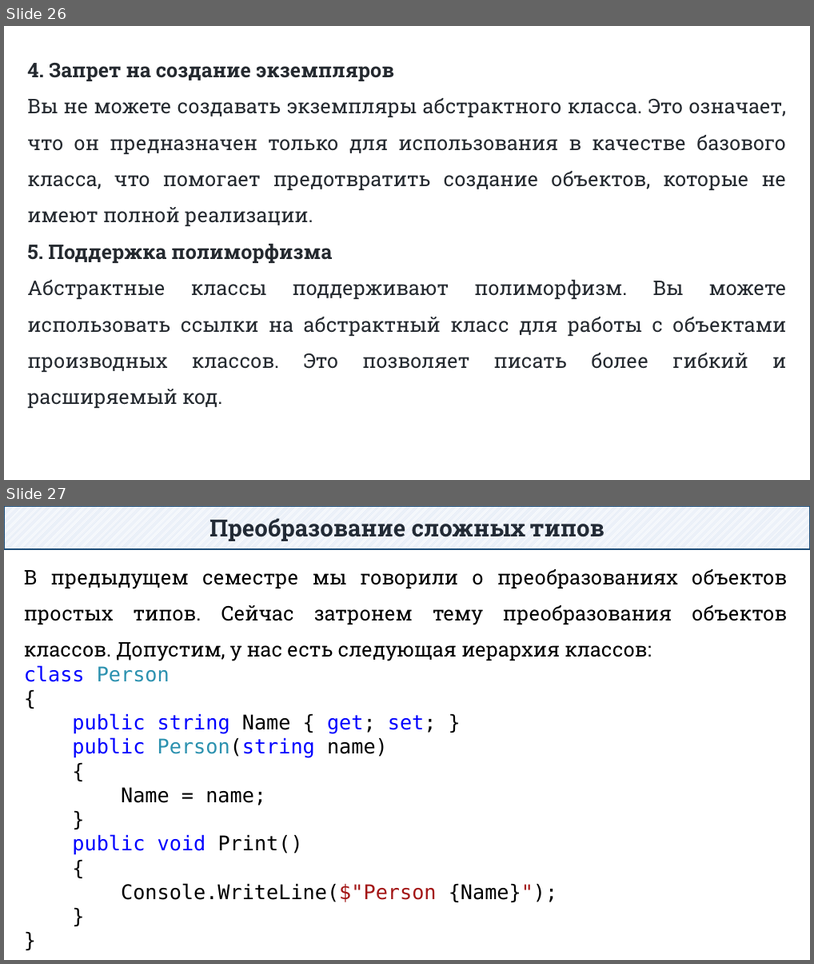
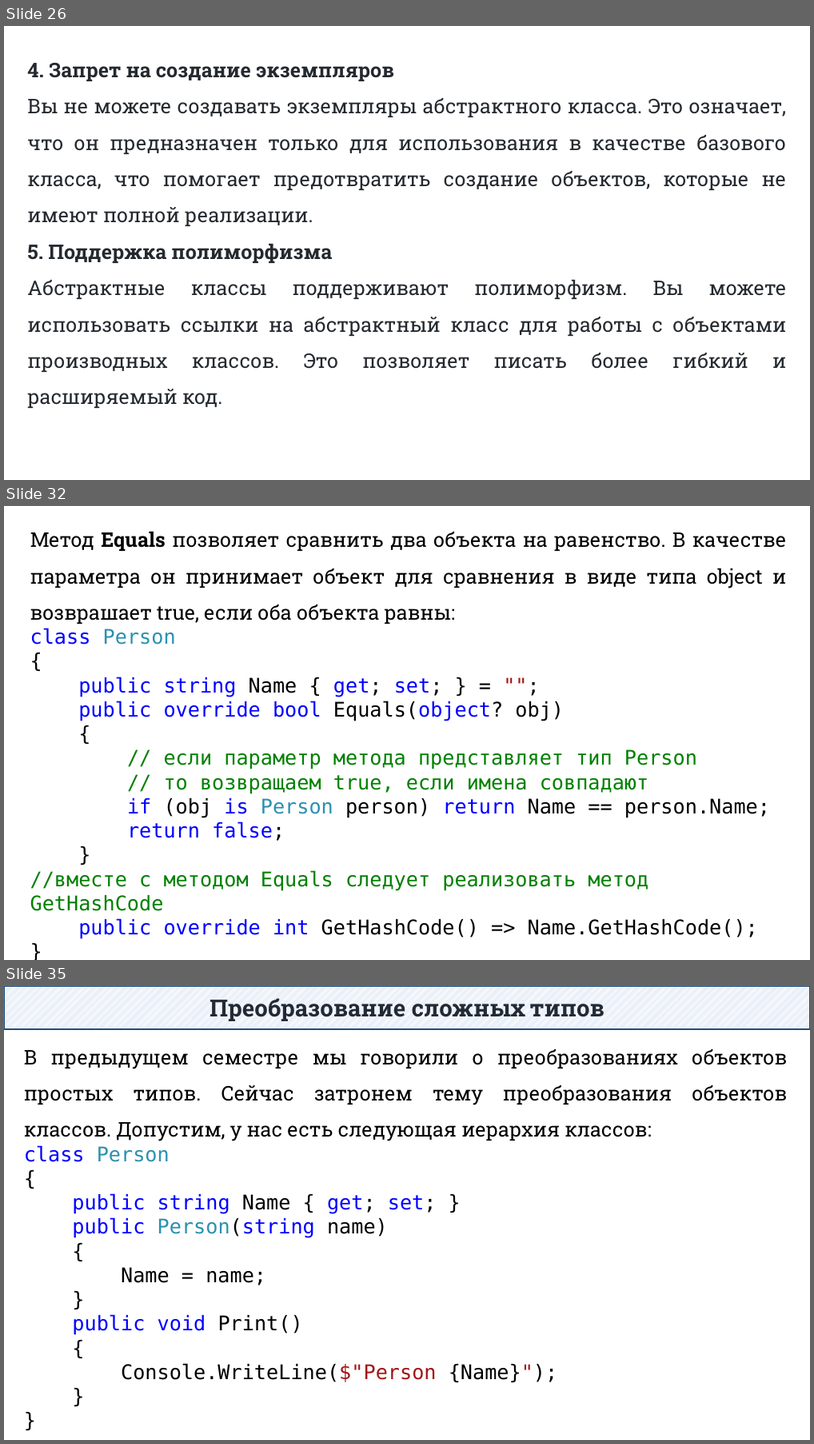
Before and after one commit to DaniilKlyukin/ITiP-2, a slide deck: Лекции/ИТиП 2 лек 3.pptx. Shown one above the other, each under a label of ours: slides 26 and 27 before the commit, slides 26, 32 and 35 after it; the slides between them are not shown. The pictures are 814x964 and 814x1444 pixels, drawn with LibreOffice and Linux fonts; fonts in the diff are those of the drawing. Boxes give left, top, right and bottom in pixels: in the first picture for what was removed or moved away, otherwise in the second. Text is boxed around its words. In the diff, an @@ line names an element or a change of style, - is before the commit and + after.

```diff
--- a/Лекции/ИТиП 2 лек 3.pptx
+++ b/Лекции/ИТиП 2 лек 3.pptx
@@ slide 32 added at <box>4,506,810,960</box>, background #FFFFFF @@
@@ text added at <box>30,531,786,939</box>, 24 pt, text #000000 @@
+Метод Equals позволяет сравнить два объекта на равенство. В качестве параметра он принимает объект для сравнения в виде типа object и возврашает true, если оба объекта равны:
+class Person
+{
+public string Name { get; set; } = "";
+public override bool Equals(object? obj)
+{
+// если параметр метода представляет тип Person
+// то возвращаем true, если имена совпадают
+if (obj is Person person) return Name == person.Name;
+return false;
+}
+//вместе с методом Equals следует реализовать метод GetHashCode
+public override int GetHashCode() => Name.GetHashCode();
+}
@@ what was slide 27 is now slide 35 @@
```
Also in this commit, not shown: 2 slides changed, 10 other slides added, 1 other file.
